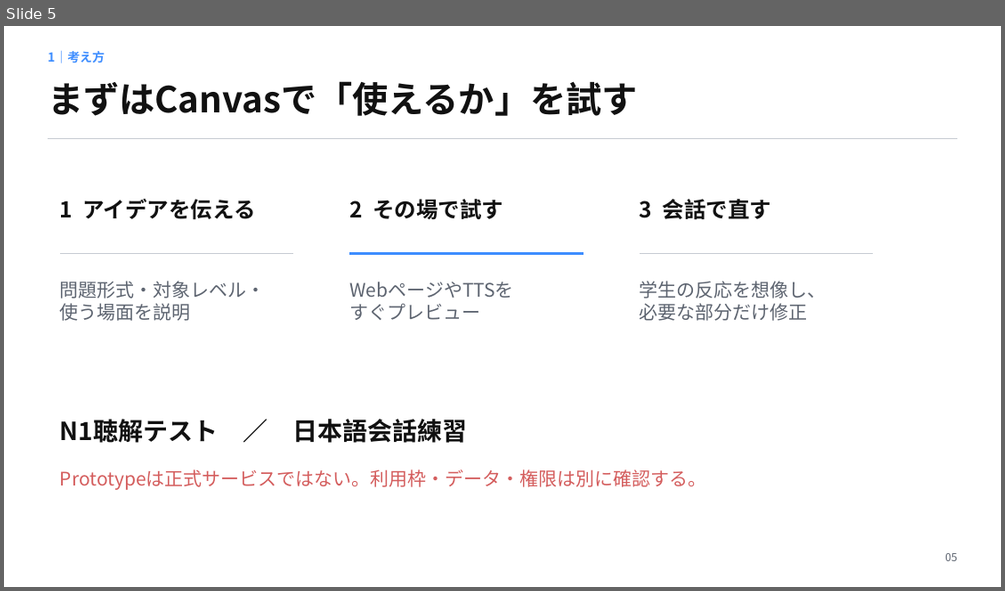
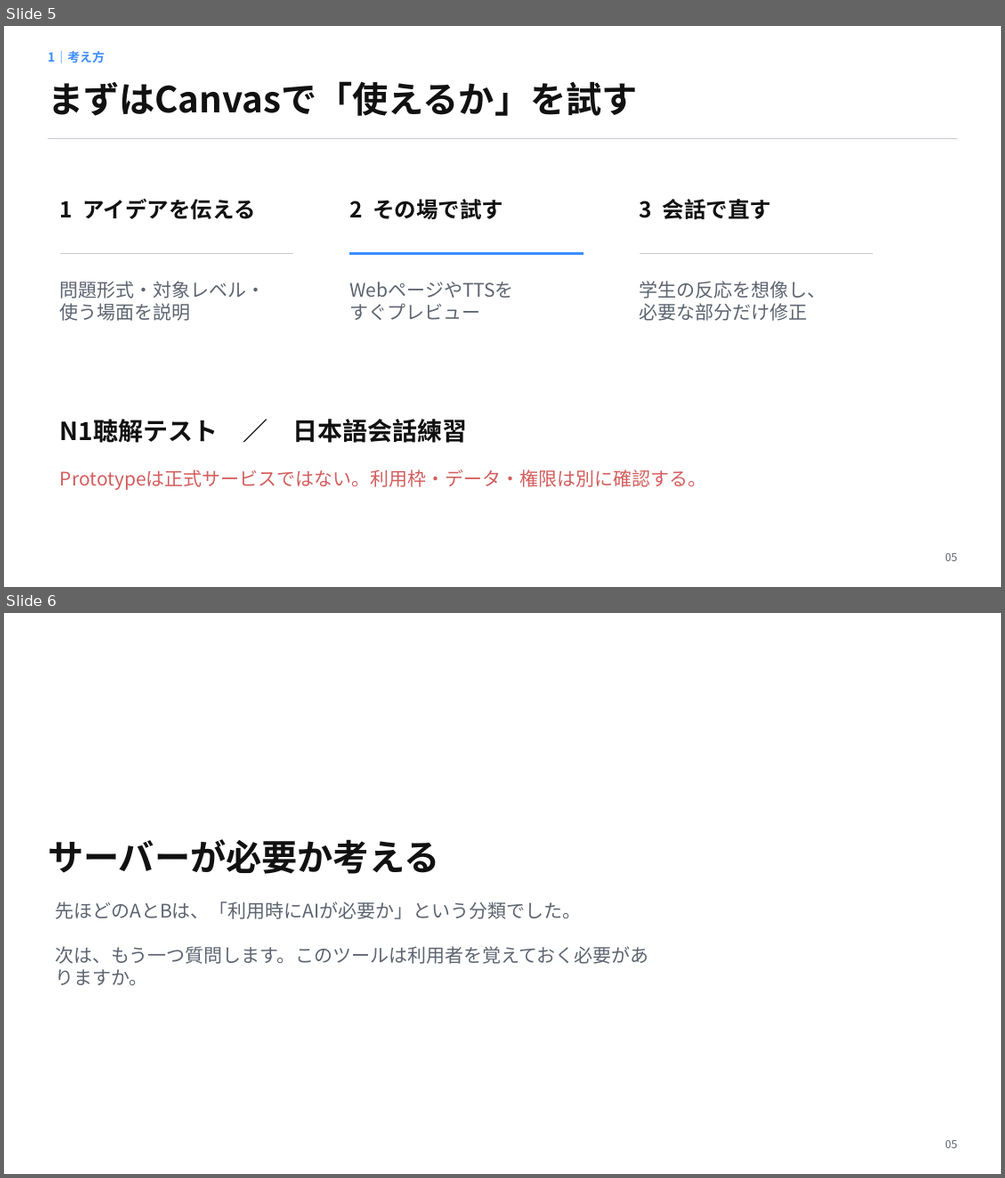
Before and after one commit to newslin-design/newslin-design.github.io, a slide deck: nihonngo/AI教材ツール_共有用_日本語.pptx. Shown one above the other, each under a label of ours: slide 5 before the commit, slides 5 and 6 after it. The pictures are 1005x591 and 1005x1178 pixels, drawn with LibreOffice and Linux fonts; fonts in the diff are those of the drawing. Boxes give left, top, right and bottom in pixels: in the first picture for what was removed or moved away, otherwise in the second. Text is boxed around its words. In the diff, an @@ line names an element or a change of style, - is before the commit and + after.

```diff
--- a/nihonngo/AI教材ツール_共有用_日本語.pptx
+++ b/nihonngo/AI教材ツール_共有用_日本語.pptx
@@ slide 6 added at [4,613,1001,1174], background #FFFFFF @@
@@ text added at [48,839,439,874], 34.5 pt, text #111111, bold @@
+サーバーが必要か考える
@@ text added at [55,901,649,985], 18 pt, text #5D6470 @@
+先ほどのAとBは、「利用時にAIが必要か」という分類でした。
+次は、もう一つ質問します。このツールは利用者を覚えておく必要がありますか。
@@ text added at [945,1140,957,1148], 10.5 pt, text #5D6470 @@
+05
```
Also in this commit, not shown: 7 slides changed, 2 other files.
